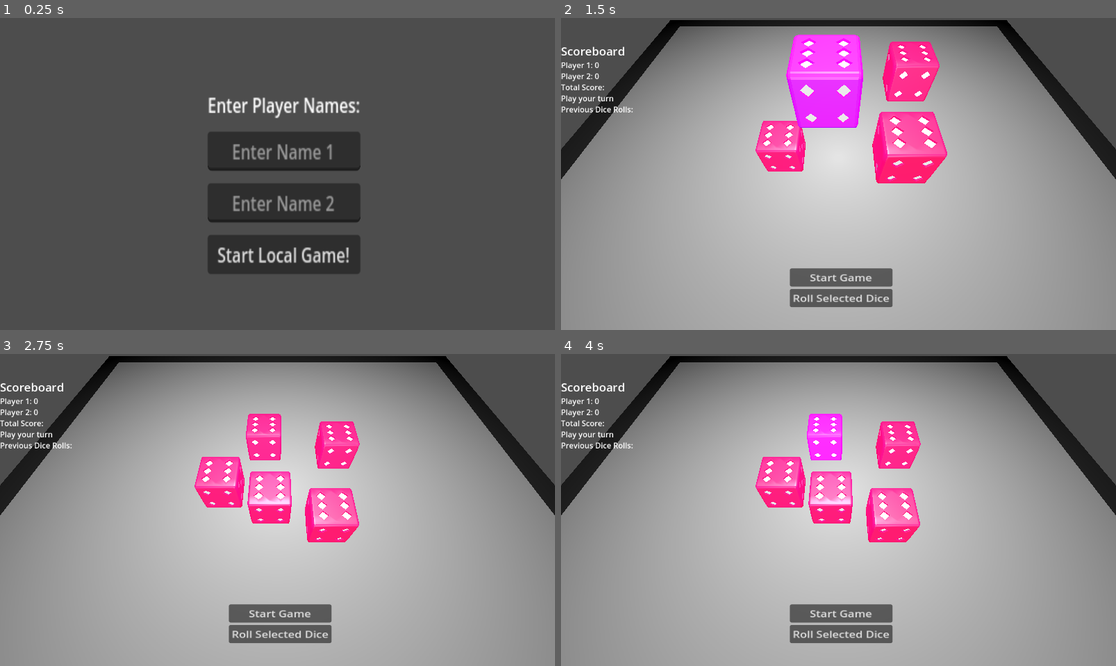
Above: before the commit, frames 1-4 (two rows, left to right).
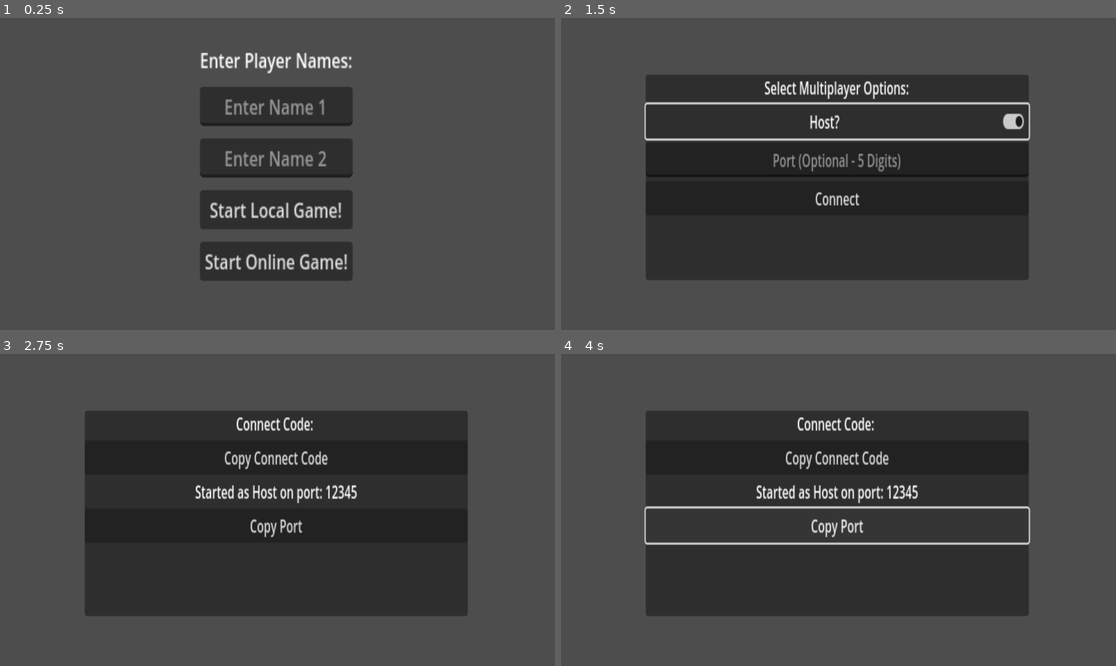
Above: after the commit, the same moments.

Repository: John-Popovici/duel-of-the-eights
Game: Godot game, scene res://Scenes/IntroScene.tscn
Two runs of this game, one before a commit and one after it. Both use one fixed random seed, a clock stepped at 60 frames per second and the inputs below.
Inputs (mouse positions are in pixels of both pictures, inside the frame that each line leads up to):
- Up to frame 1 (0.25 s): no input
- Up to frame 2 (1.5 s): click (838, 261) at 0.5 s, where only the run after the commit has a clickable "Start Online Game!"; click (838, 120) at 1.25 s, where only the run after the commit has a clickable "Host?"
- Up to frame 3 (2.75 s): click (277, 534) at 2 s, where only the run after the commit has a clickable "Connect"
- Up to frame 4 (4 s): click (838, 456) at 2.75 s, where only the run after the commit has a clickable "Copy Connect Code"; click (838, 525) at 3.5 s, where only the run after the commit has a clickable "Copy Port"

The runs differ from the first frame. In frame 1, 11% of the frame differs, in the area x 36-65%, y 11-85%; in frame 2, 90%; in frame 3, 90%, in the area x 0-100%, y 0-100%; in frame 4, 89%.

Commit message:
Used Hashed IP as connect code

Diff:
--- a/src/Scenes/IntroScene.tscn
+++ b/src/Scenes/IntroScene.tscn
@@ -6,10 +6,10 @@
 script = ExtResource("1_datn8")
 
 [node name="VBoxContainer" type="VBoxContainer" parent="."]
-offset_left = 431.0
-offset_top = 150.0
-offset_right = 588.0
-offset_bottom = 273.0
+offset_left = 415.0
+offset_top = 57.0
+offset_right = 572.0
+offset_bottom = 244.0
 scale = Vector2(2.01922, 2.61369)
 theme_override_constants/separation = 10
 
@@ -31,3 +31,7 @@
 [node name="StartLocalGame" type="Button" parent="VBoxContainer"]
 layout_mode = 2
 text = "Start Local Game!"
+
+[node name="StartOnlineGame" type="Button" parent="VBoxContainer"]
+layout_mode = 2
+text = "Start Online Game!"
--- a/src/Scenes/local_game_scene.tscn
+++ b/src/Scenes/local_game_scene.tscn
@@ -1,9 +1,9 @@
 [gd_scene load_steps=18 format=3 uid="uid://dxwfosg6try75"]
 
-[ext_resource type="Script" path="res://Scripts/GameManager.gd" id="1_7ajte"]
+[ext_resource type="Script" path="res://Scripts/LocalGameManager.gd" id="1_7ajte"]
 [ext_resource type="Script" path="res://Scripts/dice_container.gd" id="1_78uev"]
 [ext_resource type="Script" path="res://Scripts/scoreboard.gd" id="1_gapl4"]
-[ext_resource type="Script" path="res://Scripts/game_scene.gd" id="1_ominb"]
+[ext_resource type="Script" path="res://Scripts/local_game_scene.gd" id="1_ominb"]
 [ext_resource type="Script" path="res://Scripts/die.gd" id="2_muqym"]
 [ext_resource type="Script" path="res://Scripts/Camera_Movement.gd" id="3_6gp0d"]
 [ext_resource type="Material" uid="uid://cgpa3fsefx8ir" path="res://Materials/BoardLowMat.tres" id="3_i6nc6"]
--- /dev/null
+++ b/src/Scenes/online_game_scene.tscn
@@ -0,0 +1,67 @@
+[gd_scene load_steps=4 format=3 uid="uid://bv1diwskvph82"]
+
+[ext_resource type="Script" path="res://Scripts/online_game_scene.gd" id="1_qoyeu"]
+[ext_resource type="Script" path="res://Scripts/networkManager.gd" id="2_6sfck"]
+[ext_resource type="Script" path="res://Scripts/connectionUI.gd" id="3_f25r5"]
+
+[node name="OnlineGameScene" type="Node3D"]
+script = ExtResource("1_qoyeu")
+
+[node name="NetworkManager" type="Node" parent="."]
+script = ExtResource("2_6sfck")
+
+[node name="ConnectionUI" type="CanvasLayer" parent="NetworkManager"]
+script = ExtResource("3_f25r5")
+
+[node name="UIBox" type="PanelContainer" parent="NetworkManager/ConnectionUI"]
+offset_left = 176.0
+offset_top = 118.0
+offset_right = 728.0
+offset_bottom = 305.0
+scale = Vector2(1.44, 2.28)
+
+[node name="Connection_Setup" type="VBoxContainer" parent="NetworkManager/ConnectionUI/UIBox"]
+layout_mode = 2
+
+[node name="Instructions" type="Label" parent="NetworkManager/ConnectionUI/UIBox/Connection_Setup"]
+layout_mode = 2
+text = "Select Multiplayer Options:"
+horizontal_alignment = 1
+
+[node name="HostCheckButton" type="CheckButton" parent="NetworkManager/ConnectionUI/UIBox/Connection_Setup"]
+layout_mode = 2
+text = "Host?"
+alignment = 1
+
+[node name="IP_Input" type="LineEdit" parent="NetworkManager/ConnectionUI/UIBox/Connection_Setup"]
+layout_mode = 2
+placeholder_text = "Connect Code"
+alignment = 1
+
+[node name="Port_Input" type="LineEdit" parent="NetworkManager/ConnectionUI/UIBox/Connection_Setup"]
+layout_mode = 2
+placeholder_text = "Port (Optional - 5 Digits)"
+alignment = 1
+
+[node name="ConnectButton" type="Button" parent="NetworkManager/ConnectionUI/UIBox/Connection_Setup"]
+layout_mode = 2
+text = "Connect"
+
+[node name="Connection_Wait" type="VBoxContainer" parent="NetworkManager/ConnectionUI/UIBox"]
+layout_mode = 2
+
+[node name="IPDisplay" type="Label" parent="NetworkManager/ConnectionUI/UIBox/Connection_Wait"]
+layout_mode = 2
+horizontal_alignment = 1
+
+[node name="CopyIPButton" type="Button" parent="NetworkManager/ConnectionUI/UIBox/Connection_Wait"]
+layout_mode = 2
+text = "Copy Connect Code"
+
+[node name="PortDisplay" type="Label" parent="NetworkManager/ConnectionUI/UIBox/Connection_Wait"]
+layout_mode = 2
+horizontal_alignment = 1
+
+[node name="CopyPortButton" type="Button" parent="NetworkManager/ConnectionUI/UIBox/Connection_Wait"]
+layout_mode = 2
+text = "Copy Port"
--- a/src/Scripts/IntroScene.gd
+++ b/src/Scripts/IntroScene.gd
@@ -4,11 +4,13 @@
 
 @onready var player1_name_input = $VBoxContainer/Player1Entry  # Reference to Player 1's LineEdit
 @onready var player2_name_input = $VBoxContainer/Player2Entry  # Reference to Player 2's LineEdit
-@onready var start_local_button = $VBoxContainer/StartLocalGame           # Reference to the Start Button
+@onready var start_local_button = $VBoxContainer/StartLocalGame # Reference to the Start Button
+@onready var start_online_button = $VBoxContainer/StartOnlineGame # Reference to the Start Button
 
 # Called when the node enters the scene tree
 func _ready() -> void:
 	start_local_button.pressed.connect(_on_start_local_game_pressed)
+	start_online_button.pressed.connect(_on_start_online_game_pressed)
 
 # Transition to GameScene with player names
 func _on_start_local_game_pressed() -> void:
@@ -25,6 +27,20 @@
 	get_tree().root.add_child(local_game_scene)
 	queue_free()  # Free IntroScene
 
+# Transition to GameScene with player names
+func _on_start_online_game_pressed() -> void:
+	var player1_name = player1_name_input.text
+	var player2_name = player2_name_input.text
+
+	# Load GameScene
+	var online_game_scene = load("res://Scenes/online_game_scene.tscn").instantiate()
+
+	# Pass player names to GameScene
+	#online_game_scene.set_player_names(player1_name, player2_name)
+
+	# Change scene to GameScene
+	get_tree().root.add_child(online_game_scene)
+	queue_free()  # Free IntroScene
 
 # Called every frame. 'delta' is the elapsed time since the previous frame.
 func _process(delta: float) -> void:
--- /dev/null
+++ b/src/Scripts/connectionUI.gd
@@ -0,0 +1,73 @@
+extends CanvasLayer
+
+@export var network_manager_path: NodePath = "../../NetworkManger"
+@export var default_port: int = 12345
+var host_option: bool = false
+
+# Cached references
+var network_manager: Node
+@onready var ip_field = $UIBox/Connection_Setup/IP_Input
+@onready var port_field = $UIBox/Connection_Setup/Port_Input
+@onready var host_checkbutton = $UIBox/Connection_Setup/HostCheckButton
+@onready var connect_button = $UIBox/Connection_Setup/ConnectButton
+@onready var SetupUI = $UIBox/Connection_Setup
+@onready var WaitUI = $UIBox/Connection_Wait
+@onready var IPDisplayLabel = $UIBox/Connection_Wait/IPDisplay
+@onready var CopyIPButton = $UIBox/Connection_Wait/CopyIPButton
+@onready var PortDisplayLabel = $UIBox/Connection_Wait/PortDisplay
+@onready var CopyPortButton = $UIBox/Connection_Wait/CopyPortButton
+
+
+func _ready():
+	host_checkbutton.set_toggle_mode(true)
+	host_checkbutton.connect("toggled", self._on_hostcheck_toggled)
+	WaitUI.visible = false
+	# Connect the copy buttons to functions to copy IP and port
+	CopyIPButton.connect("pressed", self._copy_ip_to_clipboard)
+	CopyPortButton.connect("pressed", self._copy_port_to_clipboard)
+
+func _on_hostcheck_toggled(state):
+	print("Host/Client Toggled: ",state)
+	host_option = state
+	if host_option:
+		ip_field.visible = false
+	else:
+		ip_field.visible = true
+
+func setupNetworkManagerRef() -> void:
+	network_manager = get_parent()
+	network_manager.connect("connection_successful", self._on_connection_successful)
+	connect_button.connect("pressed", self._on_connect_pressed)
+
+func _on_connect_pressed():
+	var port = port_field.text.to_int() if port_field.text else default_port
+
+	if host_option:
+		network_manager.start_server(port)
+		SetupUI.visible = false
+		WaitUI.visible = true
+		IPDisplayLabel.text = "Connect Code: " + network_manager.ip_to_hash(str(IP.resolve_hostname(str(OS.get_environment("COMPUTERNAME")),1)))
+		PortDisplayLabel.text = "Started as Host on port: " + str(port)
+	else:
+		var ip = network_manager.hash_to_ip(ip_field.text)
+		network_manager.connect_to_server(ip, port)
+
+func _copy_ip_to_clipboard():
+	DisplayServer.clipboard_set(network_manager.ip_to_hash(str(IP.resolve_hostname(str(OS.get_environment("COMPUTERNAME")),1))))
+	print("Connect code copied to clipboard: ", DisplayServer.clipboard_get())
+
+func _copy_port_to_clipboard():
+	var port = port_field.text.to_int() if port_field.text else default_port
+	DisplayServer.clipboard_set(str(port))
+	print("Port copied to clipboard: ", DisplayServer.clipboard_get())
+
+func _on_connection_successful():
+	# Hide the ConnectionUI once connected
+	self.visible = false
+	print("Multiplayer Successfully connected")
+	# Start the game via OnlineGameManager
+	#get_parent().get_parent().get_node("OnlineGameManager").start_game()
+
+# Called every frame. 'delta' is the elapsed time since the previous frame.
+func _process(delta: float) -> void:
+	pass
--- /dev/null
+++ b/src/Scripts/networkManager.gd
@@ -0,0 +1,115 @@
+extends Node
+
+@export var default_port: int = 12345
+var is_host: bool = false
+var Multiplayer = MultiplayerAPI
+var ConnectionUI: CanvasLayer
+var OnlineGameManager: Node3D
+
+signal connection_successful
+
+# Start as a server
+func start_server(port: int):
+	var peer = ENetMultiplayerPeer.new()
+	peer.create_server(port, 2)  # Set maximum peers to 2 (host + 1 client)
+	multiplayer.multiplayer_peer = peer
+	is_host = true
+	print("Started as server on port: ", port)
+	print("IP: ", IP.resolve_hostname(str(OS.get_environment("COMPUTERNAME")),1))
+	multiplayer.multiplayer_peer.connect("peer_connected", self._on_peer_connected)
+
+# Connect as a client
+func connect_to_server(ip: String, port: int):
+	var peer = ENetMultiplayerPeer.new()
+	peer.create_client(ip, port)
+	multiplayer.multiplayer_peer = peer
+	is_host = false
+	print("Attempting to connect to server at ", ip, " on port ", port)
+
+	# Check if connection is successful
+	multiplayer.multiplayer_peer.connect("peer_connected", self._on_peer_connected)
+
+func _on_peer_connected(id: int):
+	print("Connected to peer with ID: ", id)
+	emit_signal("connection_successful")
+
+# Converts a number to a two-character uppercase string, handling 0-255
+func number_to_letters(value: int) -> String:
+	var alphabet = "ABCDEFGHIJKLMNOPQRSTUVWXYZ"
+
+	# Numbers 0-99
+	if value >= 0 and value <= 9:
+		return "A" + alphabet[value]  # Single digit: Pad with 'A'
+	elif value >= 10 and value <= 99:
+		var first_letter = alphabet[(value / 10)]
+		var second_letter = alphabet[value % 10]
+		return first_letter + second_letter
+
+	# Numbers 100-255: Map starting from "AA" for 100, "AB" for 101, up to "IZ" for 255
+	elif value >= 100 and value <= 255:
+		var first_letter = alphabet[((value - 100) / 26)]
+		var second_letter = alphabet[(value - 100) % 26]
+		return "I" + first_letter + second_letter
+
+	return ""  # Return empty for out-of-range values
+
+# Converts a 2-character uppercase code back to a number
+func letters_to_number(code: String) -> int:
+	var alphabet = "ABCDEFGHIJKLMNOPQRSTUVWXYZ"
+
+	# Decode single digit (0-9)
+	if code[0] == "A":
+		return alphabet.find(code[1])
+
+	# Decode two-digit numbers (10-99)
+	var tens = alphabet.find(code[0])
+	var units = alphabet.find(code[1])
+	if tens != -1 and units != -1:
+		return tens * 10 + units
+
+	# Decode numbers 100-255
+	if code[0] == "I":
+		var hundreds = alphabet.find(code[1])
+		var remainder = alphabet.find(code[2])
+		return 100 + hundreds * 26 + remainder
+
+	return -1  # Invalid code
+
+
+func ip_to_hash(ip: String) -> String:
+	# Converts an IP address (e.g., "192.168.0.1") to a 10-character uppercase string
+	var octets = ip.split(".")
+	if octets.size() != 4:
+		return ""  # Invalid IP format
+
+	var code = ""
+	for octet in octets:
+		code += number_to_letters(int(octet))  # Convert each octet to 2-character code
+
+	return code
+
+func hash_to_ip(hash_code: String) -> String:
+	# Converts a 10-character code back to an IP address (e.g., "C0A80001")
+	if hash_code.length() != 10:
+		return ""  # Invalid code length
+
+	var ip = []
+	for i in range(0, 10, 2):
+		var octet_code = hash_code.substr(i, 2)
+		ip.append(str(letters_to_number(octet_code)))  # Convert each 2-character code back to octet
+
+	return ip.join(".")
+
+
+func getHashIP() -> String:
+	return ip_to_hash(str(IP.resolve_hostname(str(OS.get_environment("COMPUTERNAME")),1)))
+
+# Called when the node enters the scene tree for the first time.
+func _ready() -> void:
+	ConnectionUI = get_node("ConnectionUI")
+	ConnectionUI.setupNetworkManagerRef()
+
+
+# Called every frame. 'delta' is the elapsed time since the previous frame.
+func _process(delta: float) -> void:
+	pass
--- /dev/null
+++ b/src/Scripts/online_game_scene.gd
@@ -0,0 +1,28 @@
+extends Node3D
+# GameScene.gd
+
+var player1_name: String
+var player2_name: String
+
+#@onready var GameManager: Node = $GameManager
+
+# Method to set player names, called from IntroScene
+func set_player_names(name1: String, name2: String) -> void:
+	player1_name = name1
+	player2_name = name2
+	print("Player 1: %s, Player 2: %s" % [player1_name, player2_name])
+
+
+# Start game logic with player names
+func _ready() -> void:
+	#if player1_name and player2_name:
+	#	print("Starting game with players: %s and %s" % [player1_name, player2_name])
+	#	GameManager.setPlayerNames(player1_name,player2_name)
+	#	#GameManager.start_round()
+	#else:
+	#	print("Warning: Player names not set")
+	pass
+
+# Called every frame. 'delta' is the elapsed time since the previous frame.
+func _process(delta: float) -> void:
+	pass
Renamed: src/Scripts/GameManager.gd -> src/Scripts/LocalGameManager.gd
Renamed: src/Scripts/game_scene.gd -> src/Scripts/local_game_scene.gd
